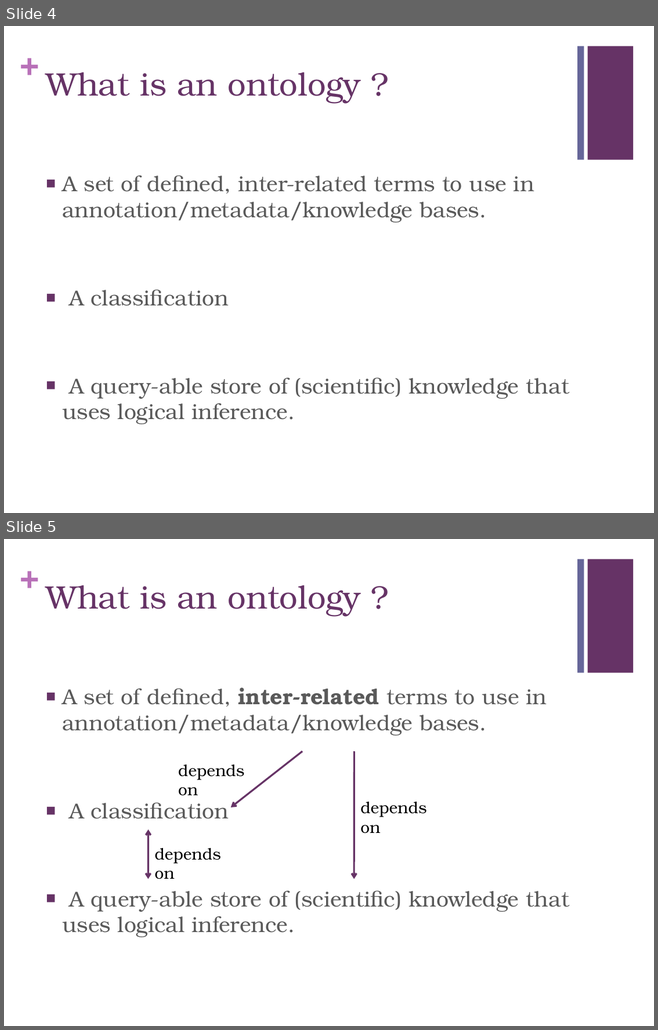
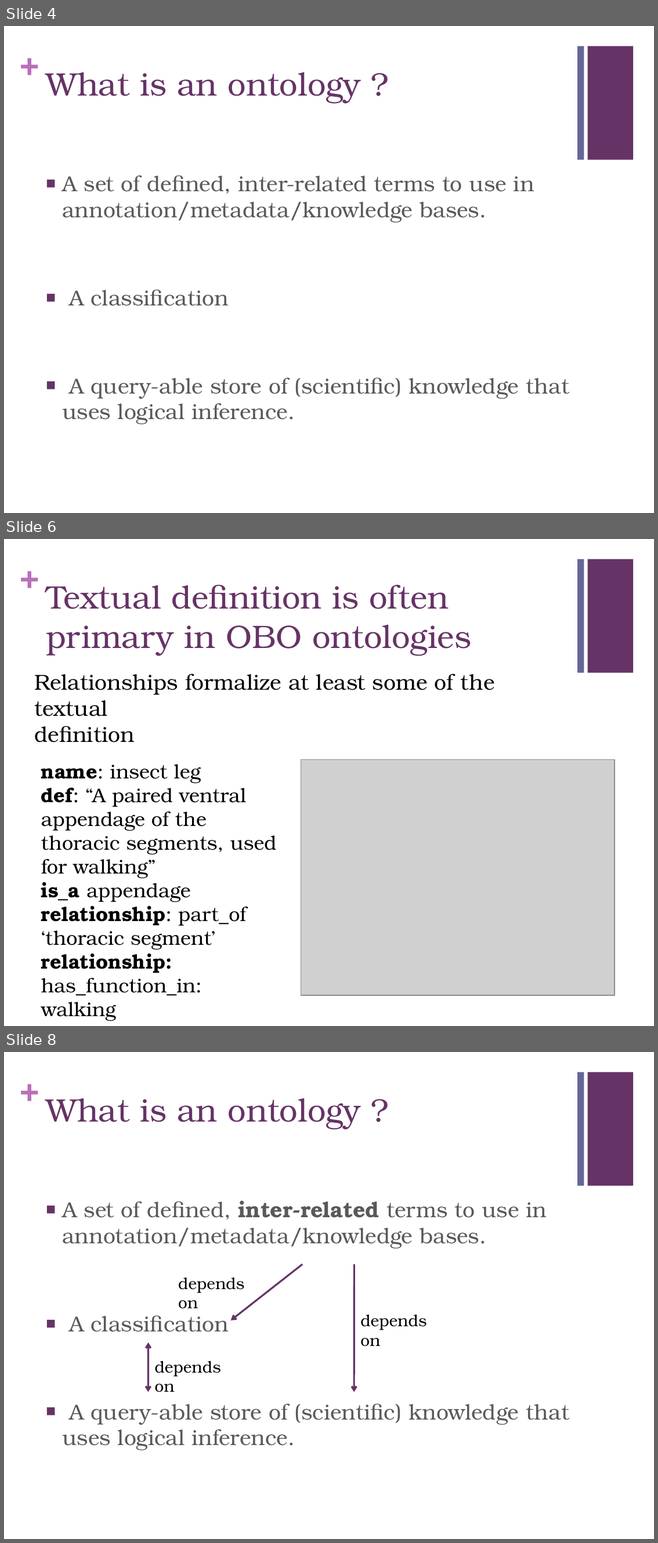
Before and after one commit to geneontology/protege-tutorial, a slide deck: presentations/GO_protege_1201b.pptx. Shown one above the other, each under a label of ours: slides 4 and 5 before the commit, slides 4, 6 and 8 after it; the slides between them are not shown. The pictures are 658x1030 and 658x1543 pixels, drawn with LibreOffice and Linux fonts; fonts in the diff are those of the drawing; grey boxes stand for pictures. Boxes give left, top, right and bottom in pixels: in the first picture for what was removed or moved away, otherwise in the second. Text is boxed around its words. In the diff, an @@ line names an element or a change of style, - is before the commit and + after.

Commit message:
new version.  Added some guidance on when to make Equivalent Class + some stuff on textual defs and annotation  prioerties.  Still no object property characteristics.

```diff
--- a/presentations/GO_protege_1201b.pptx
+++ b/presentations/GO_protege_1201b.pptx
@@ slide 6 added at [4,539,654,1026], background #FFFFFF; not listed: 3 template elements that a slide beside it also shows @@
@@ title added at [46,585,471,656], 36 pt, text #663366 @@
+Textual definition is often primary in OBO ontologies
@@ text added at [35,674,495,743], 24 pt, text #000000 @@
+Relationships formalize at least some of the textual
+definition
@@ text added at [41,764,277,1022], 22 pt, text #000000 @@
+name: insect leg
+def: “A paired ventral appendage of the
+thoracic segments, used for walking”
+is_a appendage
+relationship: part_of ‘thoracic segment’
+relationship: has_function_in: walking
@@ picture added at [301,760,615,995] @@
@@ what was slide 5 is now slide 8 @@
```
Also in this commit, not shown: 1 slide changed, 4 other slides added.
